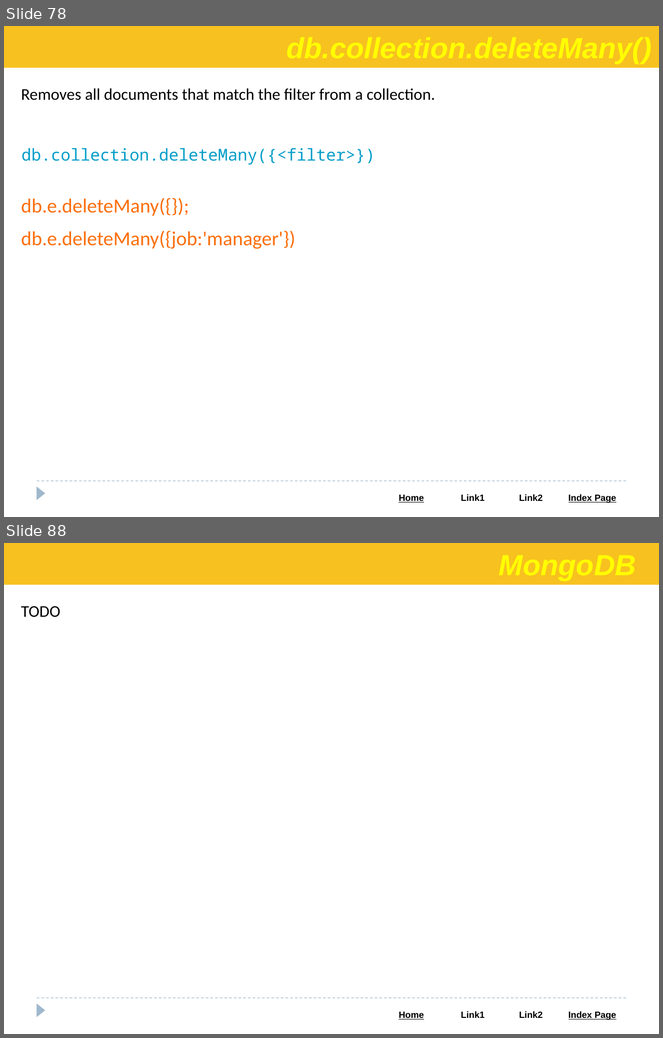
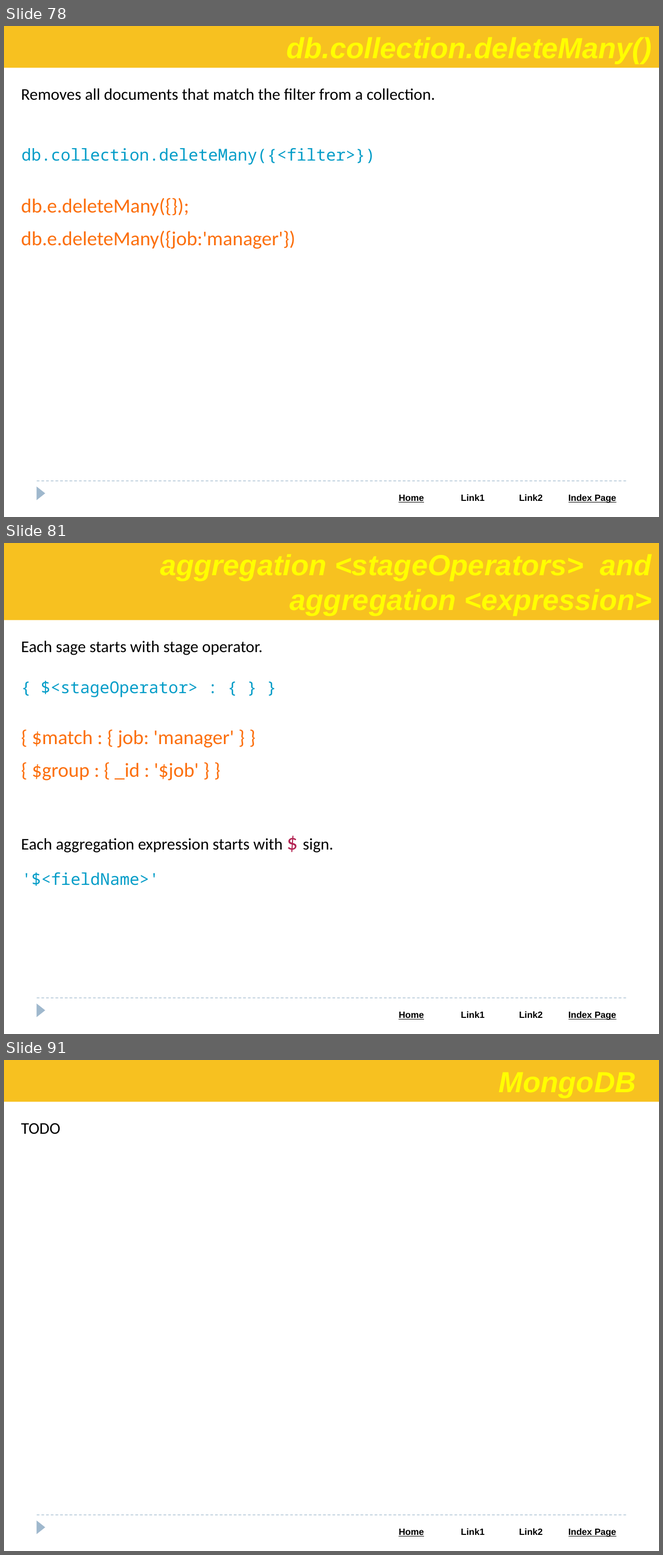
Before and after one commit to Saleel-Bagde/PPT-s, a slide deck: MongoDB PPT.pptx. Shown one above the other, each under a label of ours: slides 78 and 88 before the commit, slides 78, 81 and 91 after it; the slides between them are not shown. The pictures are 663x1038 and 663x1555 pixels, drawn with LibreOffice and Linux fonts; fonts in the diff are those of the drawing. Boxes give left, top, right and bottom in pixels: in the first picture for what was removed or moved away, otherwise in the second. Text is boxed around its words. In the diff, an @@ line names an element or a change of style, - is before the commit and + after.

```diff
--- a/MongoDB PPT.pptx
+++ b/MongoDB PPT.pptx
@@ slide 81 added at (4,543,659,1034), background #FFFFFF; not listed: 3 template elements that a slide beside it also shows @@
@@ rectangle added at (4,543,659,620), fill #F7C120 @@
@@ text added at (21,641,262,655), 18 pt, text #000000 @@
+Each sage starts with stage operator.
@@ text added at (41,681,198,697), 18 pt, text #049DC8 @@
+{ $<stageOperator> : { } }
@@ text added at (32,730,234,781), 22 pt, text #FC6F0D @@
+{ $match : { job: 'manager' } }
+{ $group : { _id : '$job' } }
@@ text added at (21,838,334,853), 18 pt, text #000000 @@
+Each aggregation expression starts with $ sign.
@@ text added at (22,873,159,886), 18 pt, text #049DC8 @@
+'$<fieldName>'
@@ what was slide 88 is now slide 91 @@
```
Also in this commit, not shown: 7 slides changed, 4 other slides added, 2 slides removed.
